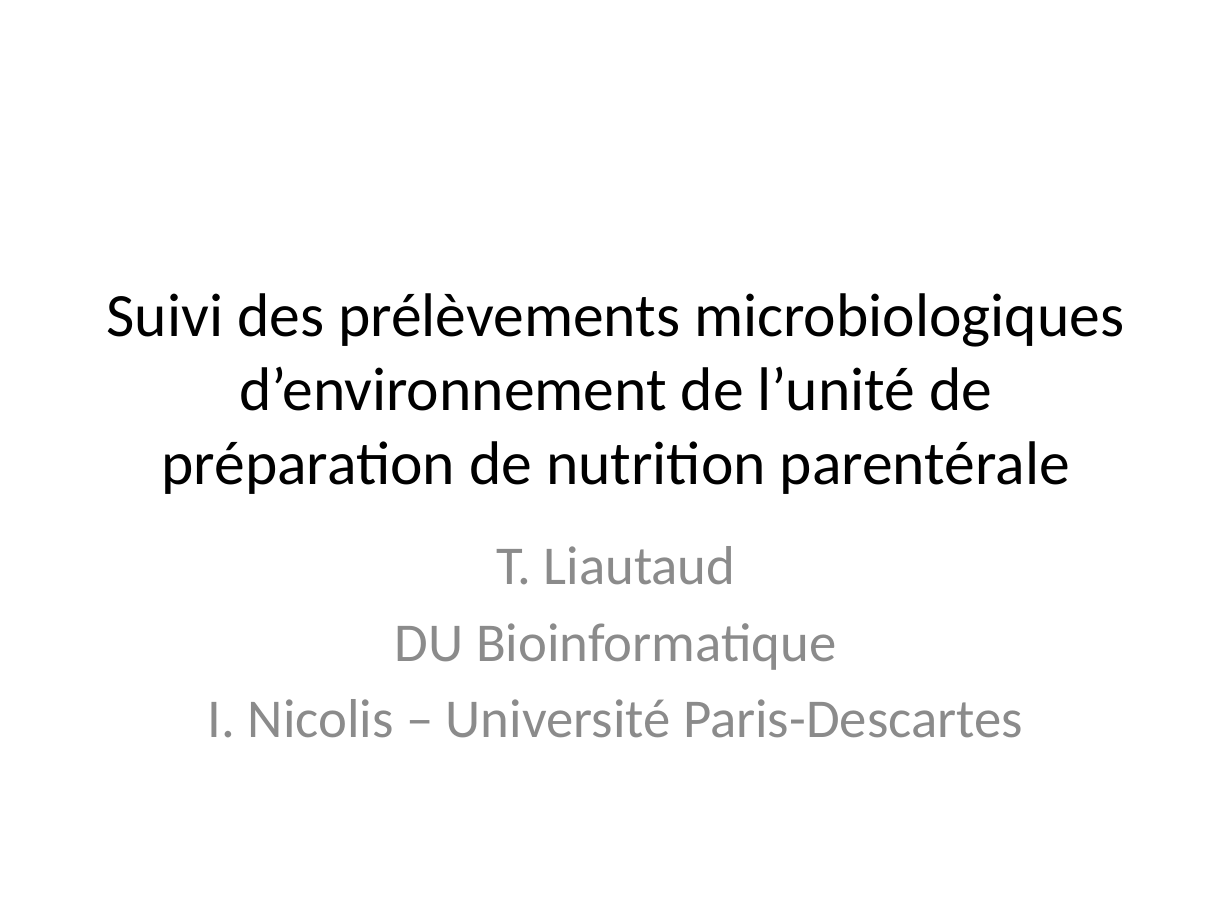
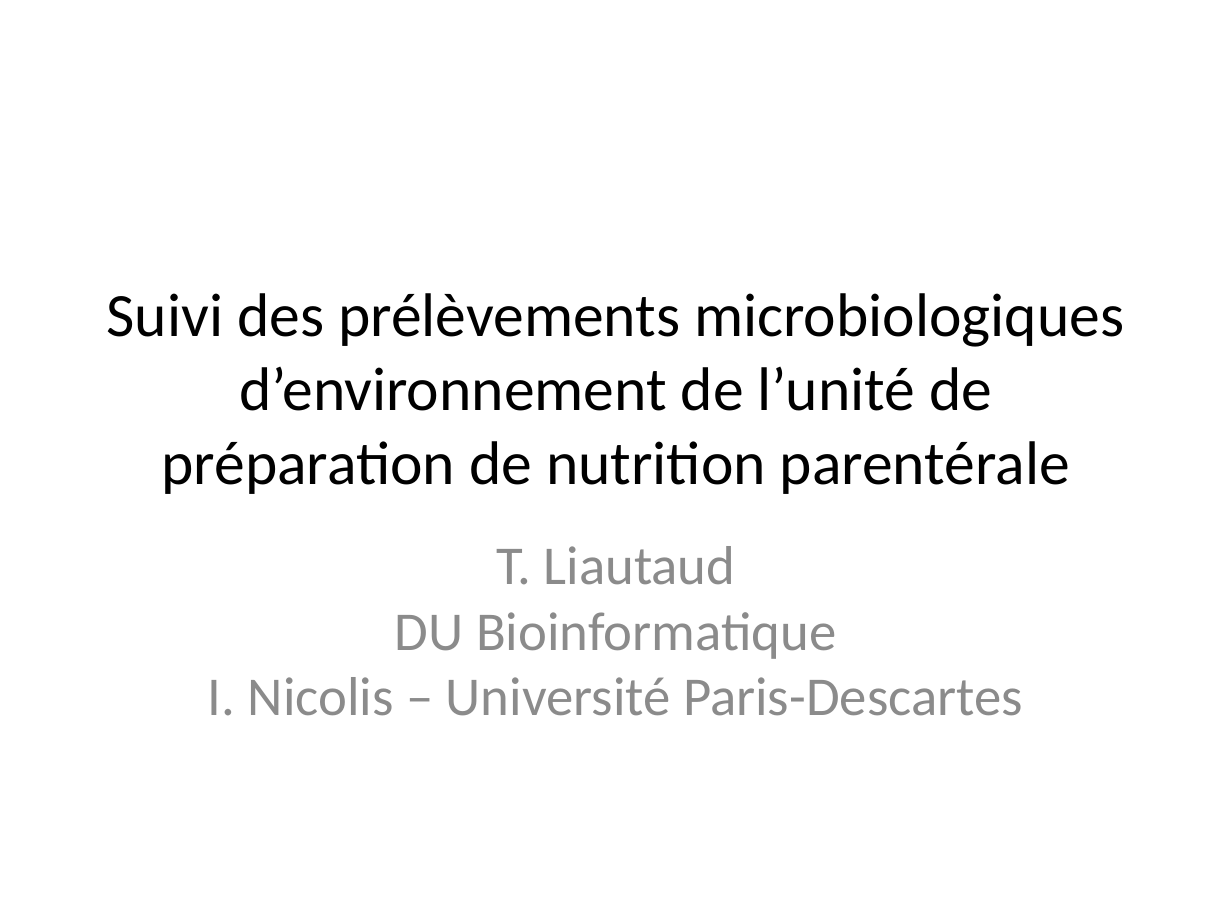
Before and after one commit to liavtavo/controle_microbio, a slide deck: slide 1 of php.pptx. Drawn at 1232x924 pixels with LibreOffice and Linux fonts; fonts in the diff are those of the drawing. Boxes give left, top, right and bottom in pixels: in the first picture for what was removed or moved away, otherwise in the second. Text is boxed around its words. In the diff, an @@ line names an element or a change of style, - is before the commit and + after.

```diff
--- a/php.pptx
+++ b/php.pptx
@@ text "T. Liautaud" at (x1=208, y1=546, x2=1023, y2=716): text colour #8C8C8C to #8B8B8B; less space between paragraphs @@
```
Also in this commit, not shown: 12 other slides changed, 1 slide added, 1 slide removed.
